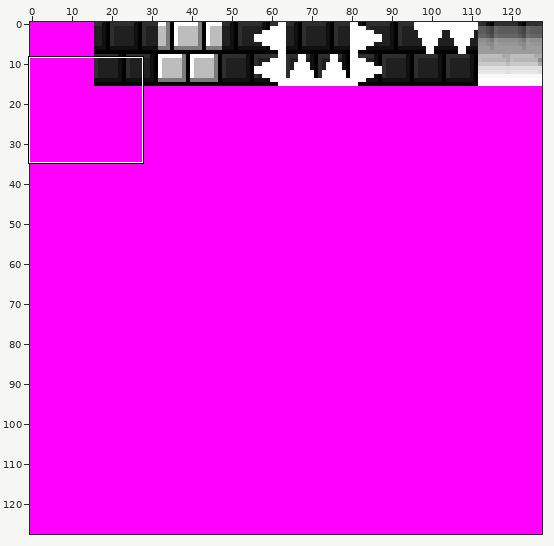
File history of a sprite sheet, assets/images/tiles.png. Above, an overview of the earlier version with the close-up marked.
Close-up. Before the edit:
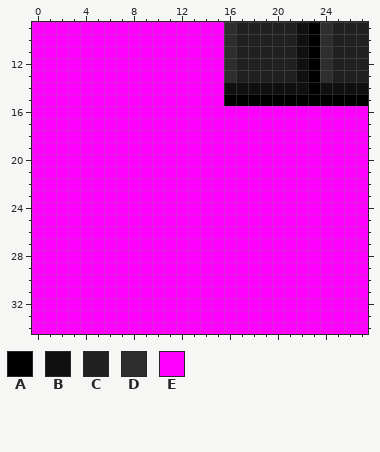
The file is 128x128 pixels. Colours within 5 levels of each other are drawn and written as one. Shown: x 0..27, y 9..34.
Palette (. is transparent): A #000000  B #101010  C #202020  D #2e2e2e  E #ff00ff
Pixels before, first column x 0:
 9 EEEEEEEEEEEEEEEEDCCCCCBADCCC
10 EEEEEEEEEEEEEEEEDCCCCCBADCCC
11 EEEEEEEEEEEEEEEEDCCCCCBADCCC
12 EEEEEEEEEEEEEEEEDCCCCCBADCCC
13 EEEEEEEEEEEEEEEEDCCCCCBADCCC
14 EEEEEEEEEEEEEEEEBBBBBBBABBBB
15 EEEEEEEEEEEEEEEEAAAAAAAAAAAA
16 EEEEEEEEEEEEEEEEEEEEEEEEEEEE
17 EEEEEEEEEEEEEEEEEEEEEEEEEEEE
18 EEEEEEEEEEEEEEEEEEEEEEEEEEEE
19 EEEEEEEEEEEEEEEEEEEEEEEEEEEE
20 EEEEEEEEEEEEEEEEEEEEEEEEEEEE
21 EEEEEEEEEEEEEEEEEEEEEEEEEEEE
22 EEEEEEEEEEEEEEEEEEEEEEEEEEEE
23 EEEEEEEEEEEEEEEEEEEEEEEEEEEE
24 EEEEEEEEEEEEEEEEEEEEEEEEEEEE
25 EEEEEEEEEEEEEEEEEEEEEEEEEEEE
26 EEEEEEEEEEEEEEEEEEEEEEEEEEEE
27 EEEEEEEEEEEEEEEEEEEEEEEEEEEE
28 EEEEEEEEEEEEEEEEEEEEEEEEEEEE
29 EEEEEEEEEEEEEEEEEEEEEEEEEEEE
30 EEEEEEEEEEEEEEEEEEEEEEEEEEEE
31 EEEEEEEEEEEEEEEEEEEEEEEEEEEE
32 EEEEEEEEEEEEEEEEEEEEEEEEEEEE
33 EEEEEEEEEEEEEEEEEEEEEEEEEEEE
34 EEEEEEEEEEEEEEEEEEEEEEEEEEEE
And afterwards:
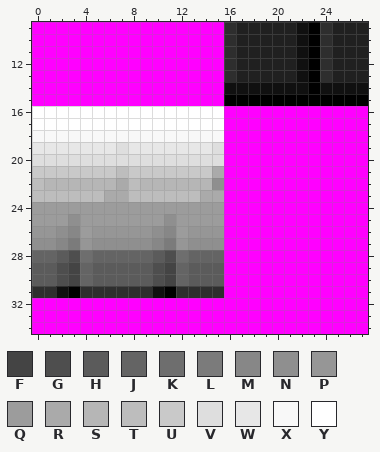
Colours new in this view: F #444444  G #4e4e4e  H #5b5b5b  J #646464  K #6e6e6e  L #7b7b7b  M #878787  N #8f8f8f  P #969696  Q #9c9c9c  R #aaaaaa  S #b6b6b6  T #bdbdbd  U #c9c9c9  V #dedede  W #e7e7e7  X #f8f8f8  Y #ffffff
The edit:
y 16..17: x 0..15 EEEEEEEEEEEEEEEE -> YYYYYYYYYYYYYYYY
y 18: x 0..15 EEEEEEEEEEEEEEEE -> XXXXXXXXXXXXXXXX
y 19: x 0..15 EEEEEEEEEEEEEEEE -> WWWWWWWVWWWWWWWV
y 20: x 0..15 EEEEEEEEEEEEEEEE -> VVVVVVVVVVVVVVVV
y 21: x 0..15 EEEEEEEEEEEEEEEE -> UUUUUUUTUUUUUUUR
y 22: x 0..15 EEEEEEEEEEEEEEEE -> TSSSSSSRTSSSSSSN
y 23: x 0..15 EEEEEEEEEEEEEEEE -> TTTTTTRRTTTTTTRR
y 24: x 0..15 EEEEEEEEEEEEEEEE -> QQQQQQQQQQQQQQQQ
y 25: x 0..15 EEEEEEEEEEEEEEEE -> QQQNQQQQQQQNQQQQ
y 26: x 0..15 EEEEEEEEEEEEEEEE -> PPNMQPPPPPNMQPPP
y 27: x 0..15 EEEEEEEEEEEEEEEE -> NNMLPNNNNNMLPNNN
y 28: x 0..15 EEEEEEEEEEEEEEEE -> JJHGKJJJJJHGKJJJ
y 29..30: x 0..15 EEEEEEEEEEEEEEEE -> HHGFJHHHHHGFJHHH
y 31: x 0..15 EEEEEEEEEEEEEEEE -> DDBADDDDDDBADDDD
